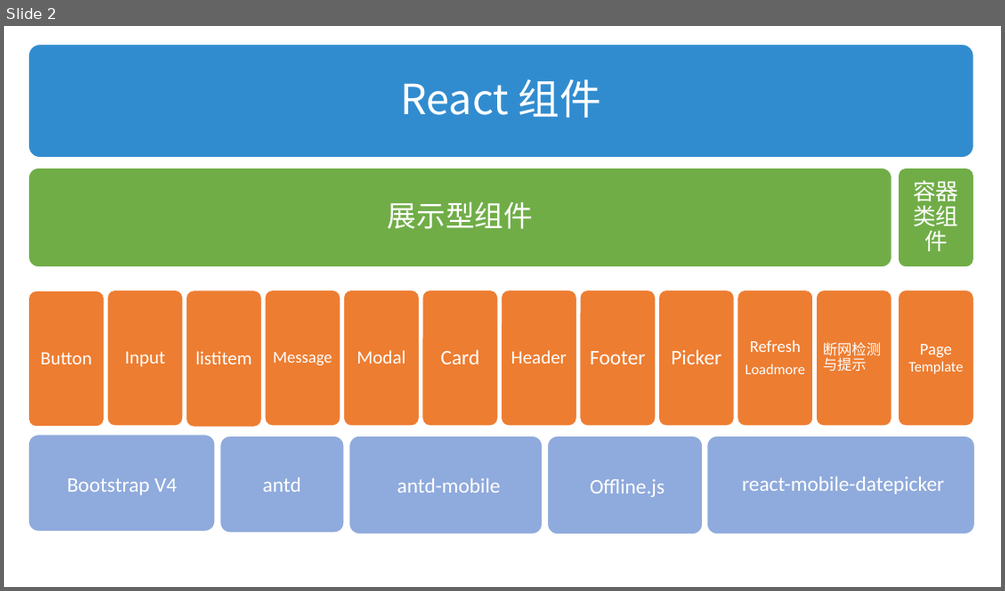
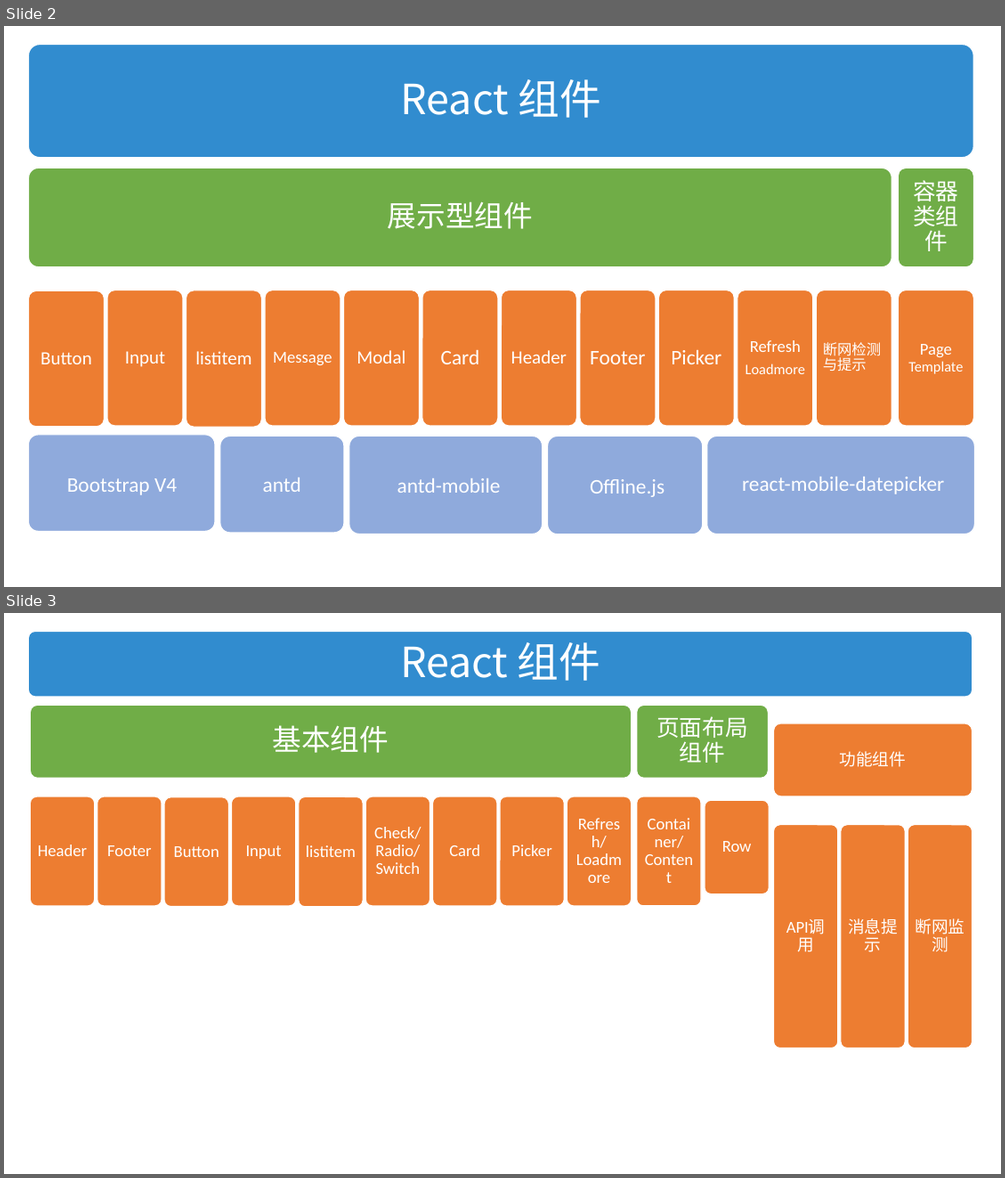
Before and after one commit to xuyl0104/React-Framework, a slide deck: React Component.pptx. Shown one above the other, each under a label of ours: slide 2 before the commit, slides 2 and 3 after it. The pictures are 1005x591 and 1005x1178 pixels, drawn with LibreOffice and Linux fonts; fonts in the diff are those of the drawing. Boxes give left, top, right and bottom in pixels: in the first picture for what was removed or moved away, otherwise in the second. Text is boxed around its words. In the diff, an @@ line names an element or a change of style, - is before the commit and + after.

Commit message:
ppt修改

```diff
--- a/React Component.pptx
+++ b/React Component.pptx
@@ slide 3 added at bbox=[4, 613, 1001, 1174], background #FFFFFF @@
@@ group added at bbox=[29, 631, 972, 1048]: 18 rounded rectangles, 18 texts @@
+React 组件
+基本组件
+Header
+Footer
+Button
+Input
+listitem
+Check/Radio/Switch
+Card
+Picker
+Refresh/Loadmore
+页面布局组件
+Container/Content
+Row
+功能组件
+API调用
+消息提示
+断网监测
```
